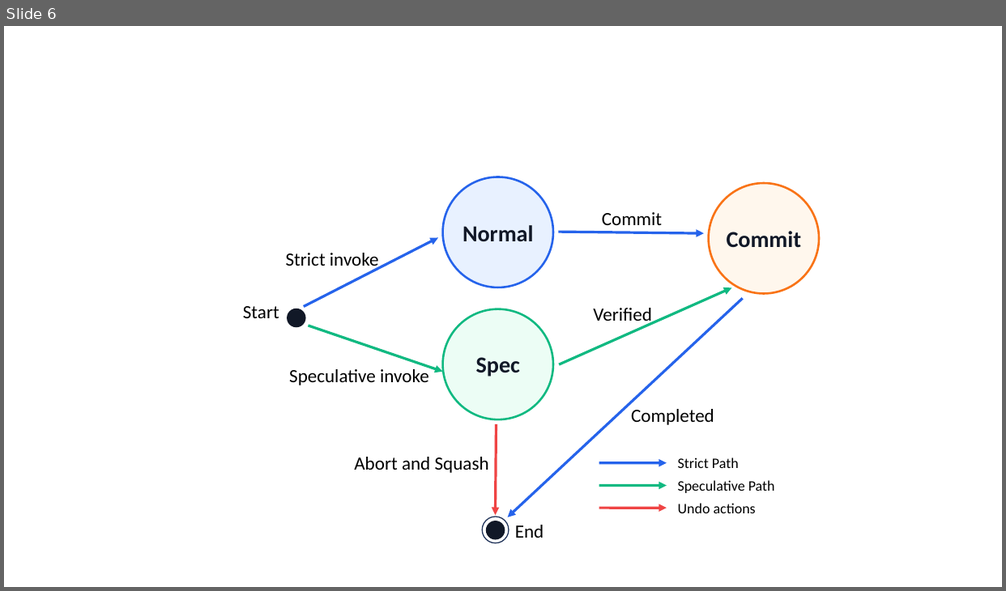
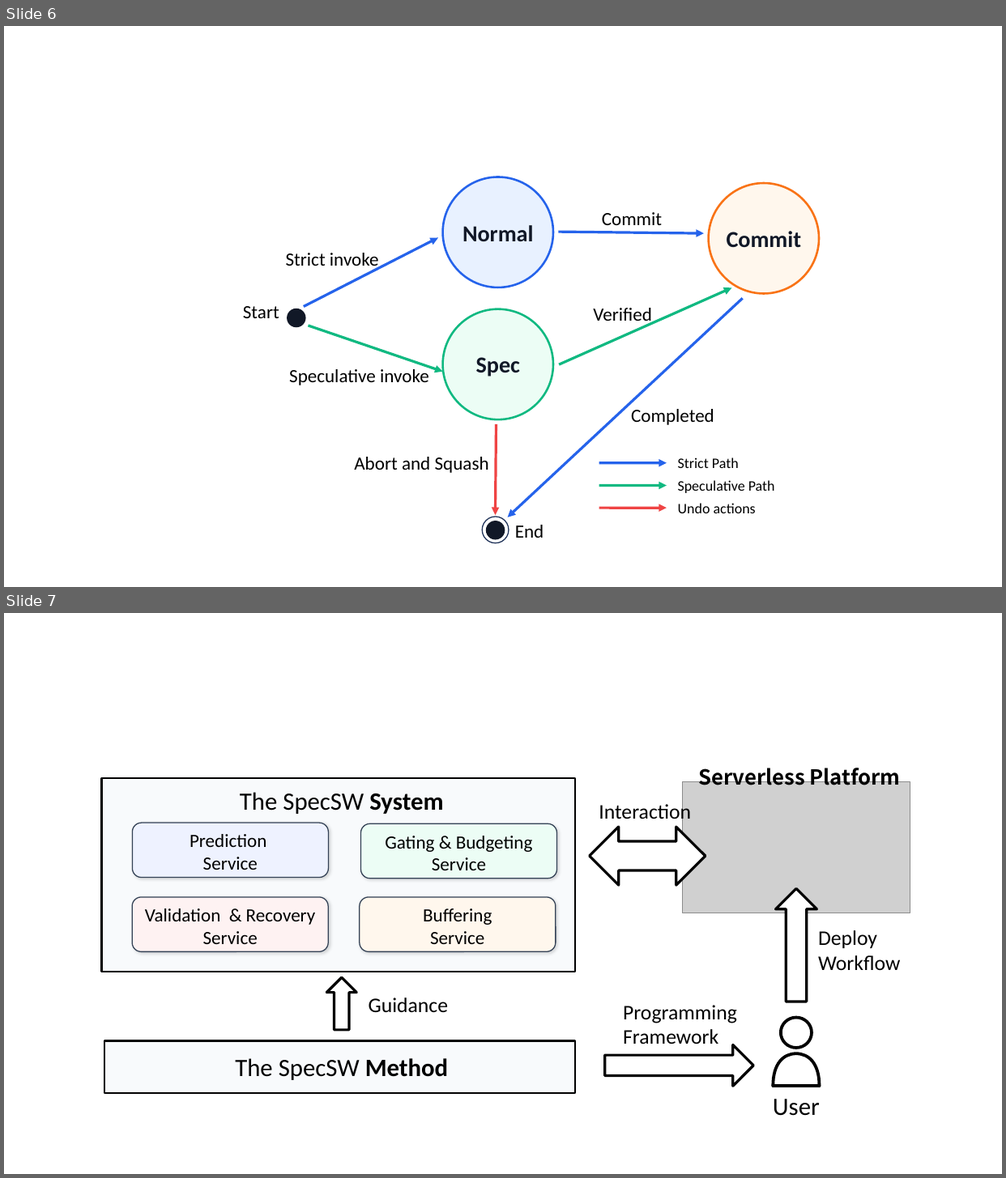
Before and after one commit to wushenghao666/thesis-desktop-material, a slide deck: 美术作品.pptx. Shown one above the other, each under a label of ours: slide 6 before the commit, slides 6 and 7 after it. The pictures are 1006x591 and 1006x1178 pixels, drawn with LibreOffice and Linux fonts; fonts in the diff are those of the drawing; grey boxes stand for pictures. Boxes give left, top, right and bottom in pixels: in the first picture for what was removed or moved away, otherwise in the second. Text is boxed around its words. In the diff, an @@ line names an element or a change of style, - is before the commit and + after.

```diff
--- a/美术作品.pptx
+++ b/美术作品.pptx
@@ slide 7 added at [4, 613, 1002, 1174], background #FFFFFF @@
@@ group added at [101, 764, 910, 1116]: 9 texts, 4 rounded rectangles, 3 freeform shapes, 2 rectangles, 2 up arrows, 1 picture, 1 left right arrow, 1 left arrow @@
+Interaction
+User
+Deploy
+Workflow
+Programming Framework
+Guidance
+Prediction
+Service
+Gating & Budgeting
+Service
+Buffering
+Service
+Validation & Recovery
+Service
+Serverless Platform
+The SpecSW Method
+The SpecSW System
```
Also in this commit, not shown: 2 other slides added, 26 other files.
